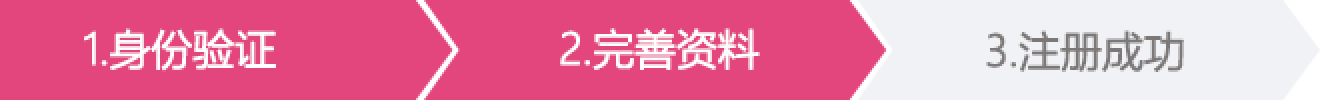
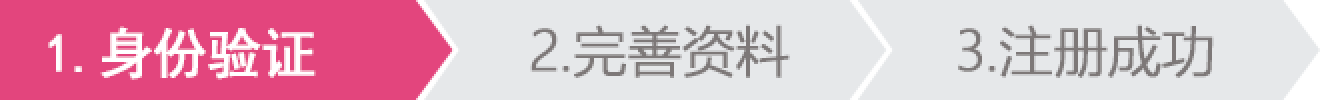
The second w=1320, h=100 image is a revision of the first. Changes to its layers:
painted on "3.注册成功" over [958, 24, 1214, 78]
painted on "2.完善资料" over [530, 24, 790, 78]
painted on "1.身份验证" over [48, 26, 316, 80]
painted on "矩形 1 拷贝 2" over [858, 0, 1320, 100]
painted on "矩形 1 拷贝" over [424, 0, 886, 100]
